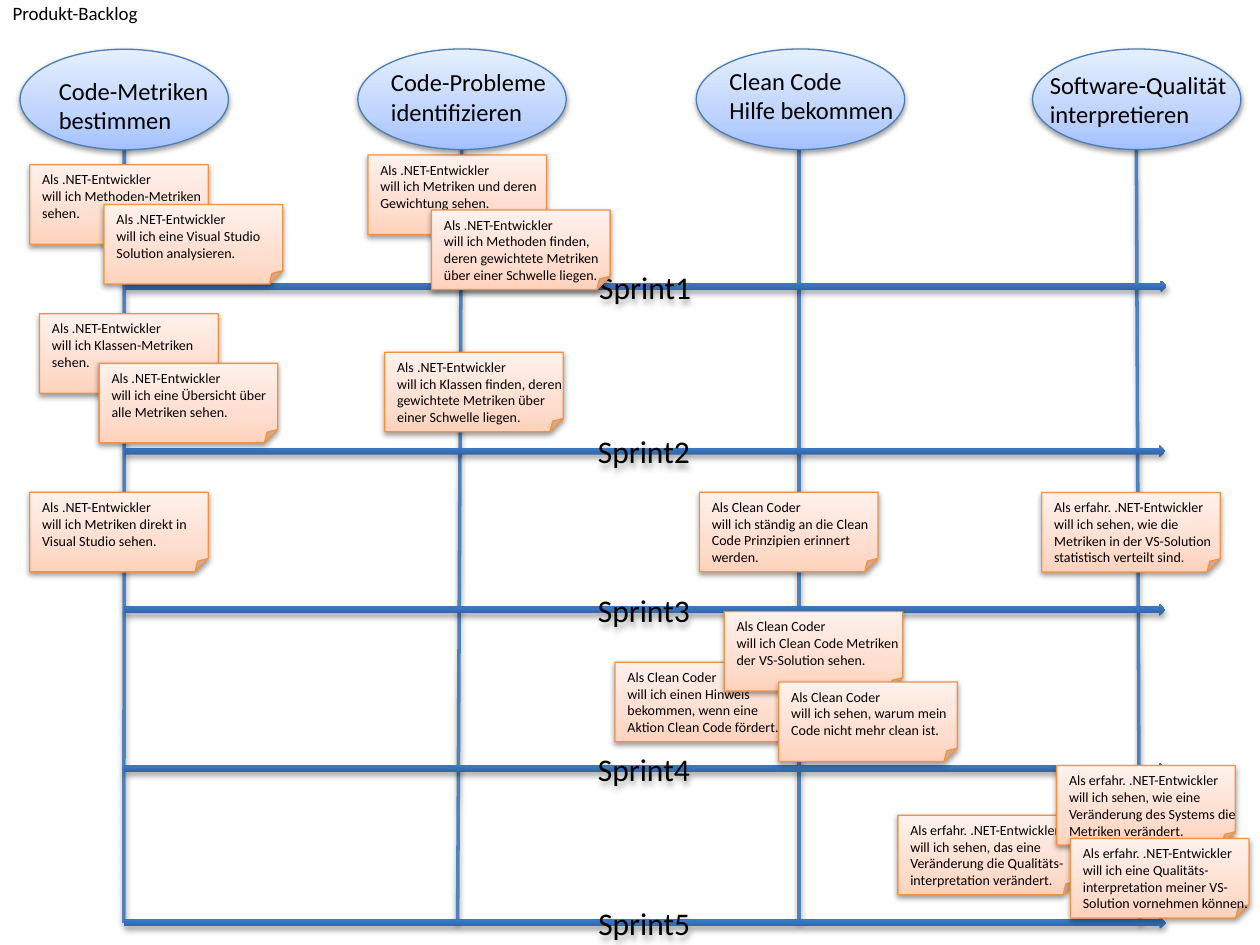
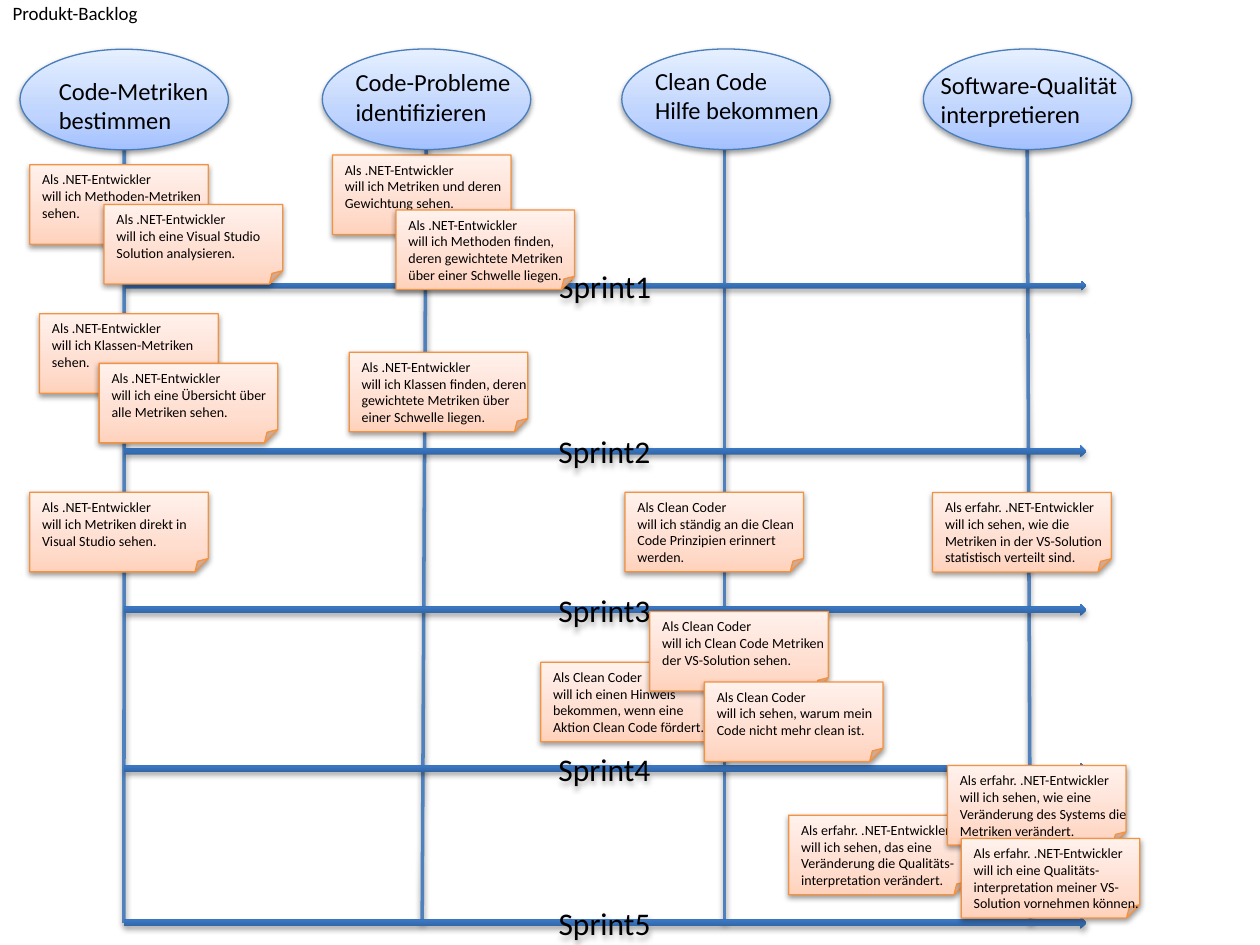
Before and after one commit to halllo/MTSS12, a slide deck: slide 5 of text/images/illustrations.pptx. Drawn at 1260x945 pixels with LibreOffice and Linux fonts; fonts in the diff are those of the drawing. Boxes give left, top, right and bottom in pixels: in the first picture for what was removed or moved away, otherwise in the second. Text is boxed around its words. In the diff, an @@ line names an element or a change of style, - is before the commit and + after.

```diff
--- a/text/images/illustrations.pptx
+++ b/text/images/illustrations.pptx
@@ 4 texts, 3 folded corners, 1 line, 1 ellipse: place and size @@
-4 texts, 3 folded corners, 1 line, 1 ellipse at box(358, 49, 611, 924)
+4 texts, 3 folded corners, 1 line, 1 ellipse at box(323, 49, 575, 924)
@@ striped right arrow "Sprint1": place and size @@
-striped right arrow "Sprint1" at box(125, 281, 1167, 292)
+striped right arrow "Sprint1" at box(125, 281, 1086, 291)
@@ striped right arrow "Sprint2": place and size @@
-striped right arrow "Sprint2" at box(123, 445, 1166, 456)
+striped right arrow "Sprint2" at box(123, 445, 1086, 456)
@@ striped right arrow "Sprint3": place and size @@
-striped right arrow "Sprint3" at box(123, 604, 1166, 615)
+striped right arrow "Sprint3" at box(123, 604, 1086, 615)
@@ 5 texts, 4 folded corners, 1 line, 1 ellipse: place and size @@
-5 texts, 4 folded corners, 1 line, 1 ellipse at box(615, 49, 958, 924)
+5 texts, 4 folded corners, 1 line, 1 ellipse at box(541, 49, 883, 924)
@@ striped right arrow "Sprint4": place and size @@
-striped right arrow "Sprint4" at box(123, 762, 1166, 774)
+striped right arrow "Sprint4" at box(123, 762, 1086, 774)
@@ 5 texts, 4 folded corners, 1 line, 1 ellipse: place and size @@
-5 texts, 4 folded corners, 1 line, 1 ellipse at box(898, 49, 1250, 924)
+5 texts, 4 folded corners, 1 line, 1 ellipse at box(789, 49, 1140, 924)
@@ striped right arrow "Sprint5": place and size @@
-striped right arrow "Sprint5" at box(123, 917, 1166, 929)
+striped right arrow "Sprint5" at box(123, 917, 1086, 929)
```
Also in this commit, not shown: 4 other files.
